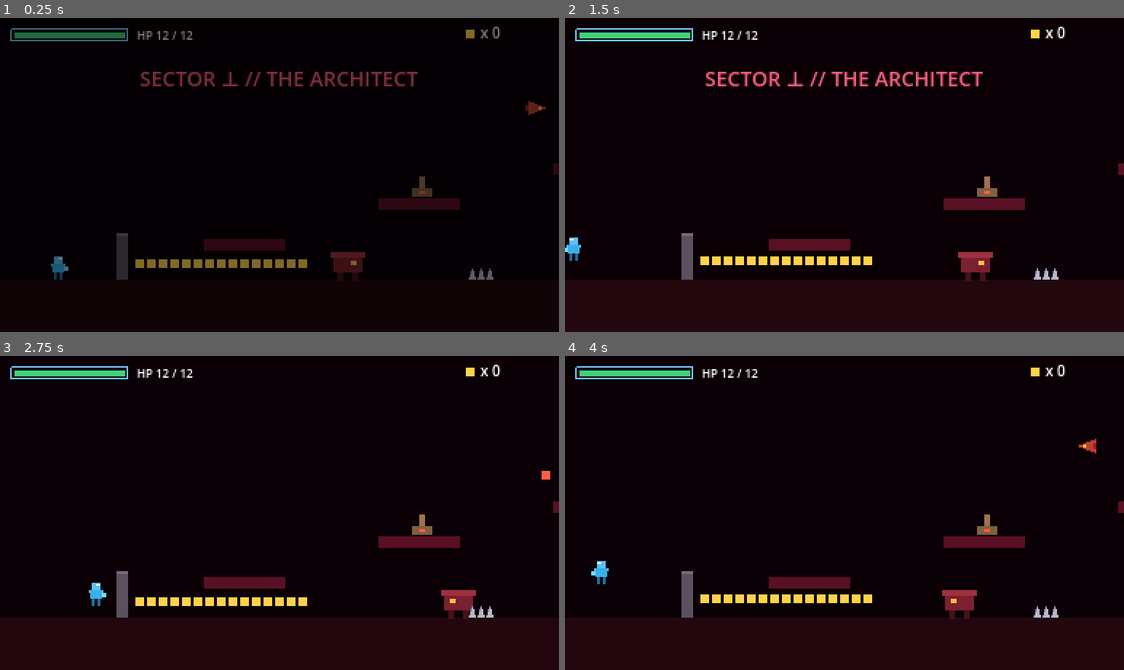
Above: before the commit, frames 1-4 (two rows, left to right).
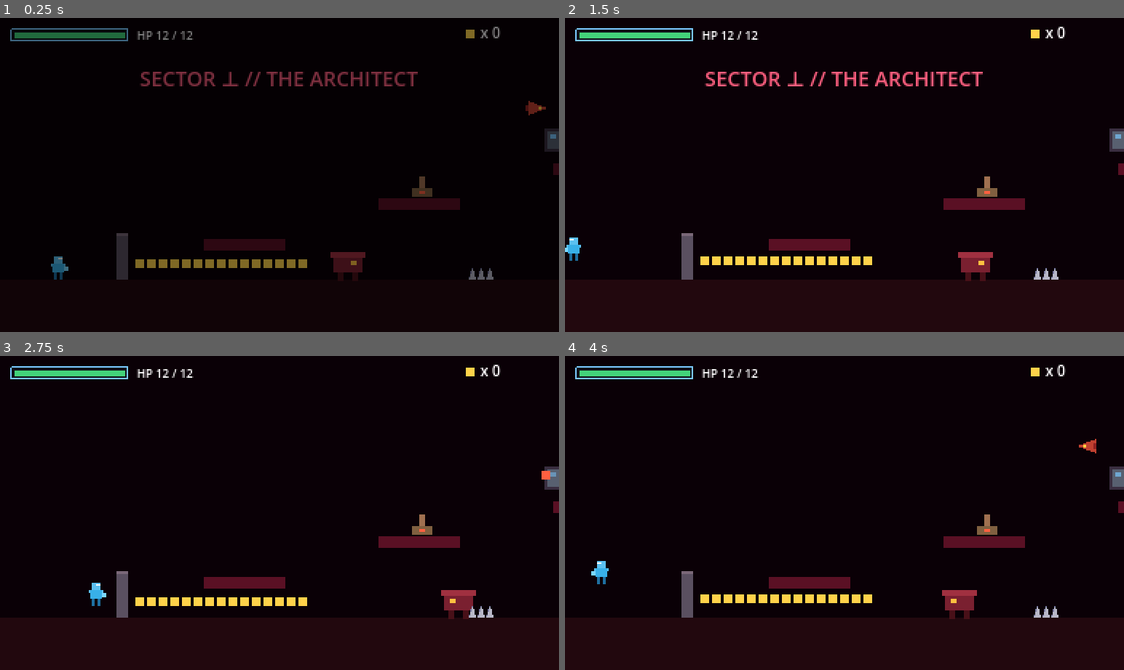
Above: after the commit, the same moments.

Repository: Arlong6/voltline
Game: Godot game, scene res://scenes/levels/stage_6.tscn
Two runs of this game, one before a commit and one after it. Both use one fixed random seed, a clock stepped at 60 frames per second and the inputs below. This scene is started directly instead of the project's main scene.
Inputs (mouse positions are in pixels of both pictures, inside the frame that each line leads up to):
- Up to frame 1 (0.25 s): no input
- Up to frame 2 (1.5 s): tap Enter at 0.5 s; move the mouse to (967, 159) at 0.52 s; hold Right (ui_right) 0.53-1.25 s; hold C (shoot) 0.53-1.25 s; click (967, 159) at 0.67 s; tap X (jump) at 0.77, 0.8, 1.07 s; drag from (732, 190) to (615, 212) at 1.27 s
- Up to frame 3 (2.75 s): move the mouse to (335, 443) at 2.02 s; hold Right (ui_right) from 2.03 s (still down); hold Z (dash) from 2.03 s (still down); tap X (jump) at 2.3 s
- Up to frame 4 (4 s): release Right (ui_right) at 2.75 s; release Z (dash) at 2.75 s; drag from (816, 575) to (1023, 604) at 2.77 s; move the mouse to (1012, 560) at 3.52 s; hold Left (ui_left) from 3.53 s (still down); hold Shift from 3.53 s (still down); tap X (jump) at 3.77, 3.8 s

The runs differ from the first frame. In frame 1, 0.2% of the frame differs, in the area x 97-100%, y 35-43%; in frame 2, 0.2%; in frame 3, 0.2%; in frame 4, 0.2%.

Commit message:
v0.62: 多元素機制 — 開關/門/輸送帶/碎裂平台 + GRID-0 攻擊隨機化
== 4 new mechanic types
- SwitchPanel: shootable target. Any player Bullet entering its Area2D
  flips it ON and emits the `triggered` signal. LED blinks while off,
  goes solid yellow when on. One-shot per run.
- DoorGate: StaticBody2D wall. Listens for SwitchPanel.triggered →
  open(); slides downward by `open_drop` over `open_duration` seconds
  (ease-out) and drops collision_layer to 0 once fully open.
- ConveyorBelt: AnimatableBody2D with constant_linear_velocity = (belt_speed, 0).
  Player CharacterBody2D standing on top gets carried. Visual: scrolling
  yellow arrows pointing in carry direction.
- CrumblingPlatform: AnimatableBody2D with 5-phase state machine
  STABLE → ARMED → SHAKING → FALLING → GONE. Triggered by a child Area2D
  Player sensor. step_delay then shake_duration before the drop;
  body shifts orange + sub-pixel rattle during SHAKING for telegraph;
  collision_layer cleared on entering FALLING.

== GRID-0 attack pattern variety
- _fire_at_player() now picks RANDOMLY from a per-phase pool of 4
  distinct attacks instead of running a fixed pattern:
  - aimed   (single fast tracked shot)
  - spread  (5-bullet ±20° fan)
  - radial  (8-bullet 360° burst)
  - volley  (3 quick shots with ±6° angle jitter)
- Phase 1 pool is mostly aimed + occasional volley (player can learn).
- Phase 2 mixes spread + volley + aimed.
- Phase 3 cycles all 4 with bias toward heavy ones.
- Cadence between attacks now jitters 0.3..0.7s instead of fixed 0.4s
  so the player can't memorise a rhythm.

== Stage 6 mechanism room
- Switch + door pair: switch on a high ledge at (380, 84), door blocks
  travel at x=470. Player must shoot the switch to proceed.
- Conveyor belt at (440, 152) pushing right — helps reach the door
  ledge from a standstill.
- 3-platform crumbling chain at y=140 just past the door (3 jumps
  before the floor drops out beneath).
- 6-coin reward at the chain's end.

== Tests (190 passing, +11 from v0.61)
- test_switch_door.gd: switch starts off, trigger flips on, idempotent;
  door starts closed, opens via signal, idempotent open.
- test_crumbling_platform.gd: 5-phase state machine — starts STABLE,
  player_on advances ARMED, ARMED → SHAKING after step_delay,
  SHAKING → FALLING after shake_duration, FALLING drops collision_layer.

Diff:
--- /dev/null
+++ b/src/scenes/conveyor_belt.tscn
@@ -0,0 +1,14 @@
+[gd_scene load_steps=3 format=3 uid="uid://b1voltlineconveyor"]
+
+[ext_resource type="Script" path="res://scripts/conveyor_belt.gd" id="1_conveyor"]
+
+[sub_resource type="RectangleShape2D" id="RectShape_conveyor"]
+size = Vector2(64, 8)
+
+[node name="ConveyorBelt" type="AnimatableBody2D"]
+collision_layer = 1
+collision_mask = 0
+script = ExtResource("1_conveyor")
+
+[node name="CollisionShape2D" type="CollisionShape2D" parent="."]
+shape = SubResource("RectShape_conveyor")
--- /dev/null
+++ b/src/scenes/crumbling_platform.tscn
@@ -0,0 +1,14 @@
+[gd_scene load_steps=3 format=3 uid="uid://b1voltlinecrumbling"]
+
+[ext_resource type="Script" path="res://scripts/crumbling_platform.gd" id="1_crumb"]
+
+[sub_resource type="RectangleShape2D" id="RectShape_crumb"]
+size = Vector2(48, 8)
+
+[node name="CrumblingPlatform" type="AnimatableBody2D"]
+collision_layer = 1
+collision_mask = 0
+script = ExtResource("1_crumb")
+
+[node name="CollisionShape2D" type="CollisionShape2D" parent="."]
+shape = SubResource("RectShape_crumb")
--- /dev/null
+++ b/src/scenes/door_gate.tscn
@@ -0,0 +1,14 @@
+[gd_scene load_steps=3 format=3 uid="uid://b1voltlinedoorgate"]
+
+[ext_resource type="Script" path="res://scripts/door_gate.gd" id="1_door"]
+
+[sub_resource type="RectangleShape2D" id="RectShape_door"]
+size = Vector2(8, 40)
+
+[node name="DoorGate" type="StaticBody2D"]
+collision_layer = 1
+collision_mask = 0
+script = ExtResource("1_door")
+
+[node name="CollisionShape2D" type="CollisionShape2D" parent="."]
+shape = SubResource("RectShape_door")
--- /dev/null
+++ b/src/scenes/switch_panel.tscn
@@ -0,0 +1,14 @@
+[gd_scene load_steps=3 format=3 uid="uid://b1voltlineswitch"]
+
+[ext_resource type="Script" path="res://scripts/switch_panel.gd" id="1_switch"]
+
+[sub_resource type="RectangleShape2D" id="RectShape_switch"]
+size = Vector2(12, 16)
+
+[node name="SwitchPanel" type="Area2D"]
+collision_layer = 0
+collision_mask = 4
+script = ExtResource("1_switch")
+
+[node name="CollisionShape2D" type="CollisionShape2D" parent="."]
+shape = SubResource("RectShape_switch")
--- /dev/null
+++ b/src/scripts/conveyor_belt.gd
@@ -0,0 +1,75 @@
+## Voltline — conveyor-belt floor (v0.62).
+##
+## AnimatableBody2D with a non-zero `constant_linear_velocity` so any
+## CharacterBody2D standing on top gets carried along at `belt_speed`
+## px/s. Visual is a strip of arrows pointing in the carry direction
+## that animate along the belt for clear directional reading.
+##
+## The belt itself does NOT move (position is fixed); only the
+## constant_linear_velocity field — read by Godot's collision response
+## — gives the player the carry impulse.
+class_name ConveyorBelt
+extends AnimatableBody2D
+
+## Carry speed in px/s. Positive = right, negative = left.
+@export var belt_speed: float = 80.0
+
+## Visual size — drawn as a single strip centred on the body.
+@export var size: Vector2 = Vector2(64.0, 8.0)
+
+const _COLOR_BELT: Color = Color("#3F4858")
+const _COLOR_FRAME: Color = Color("#1A2028")
+const _COLOR_ARROW: Color = Color("#FFD24A")
+const _COLOR_ARROW_DIM: Color = Color("#A07020")
+
+# Distance arrows travel per second (visual only — synced to belt_speed
+# direction).
+const _ARROW_SCROLL_RATE: float = 1.0
+
+var _t: float = 0.0
+
+
+func _ready() -> void:
+	# Tells the physics engine to apply this velocity to anything resting
+	# on the belt's surface. Direction matches belt_speed sign.
+	constant_linear_velocity = Vector2(belt_speed, 0.0)
+
+
+func _process(delta: float) -> void:
+	if Game.test_mode:
+		return
+	_t += delta
+	queue_redraw()
+
+
+func _draw() -> void:
+	# Frame.
+	draw_rect(Rect2(-size * 0.5, size), _COLOR_FRAME)
+	# Belt surface — slightly inset.
+	draw_rect(Rect2(-size.x * 0.5 + 1.0, -size.y * 0.5 + 1.0,
+		size.x - 2.0, size.y - 2.0), _COLOR_BELT)
+	# Animated arrows scrolling in the belt's direction.
+	var arrow_count: int = int(size.x / 12.0)
+	var dir: float = signf(belt_speed)
+	# Phase shifts based on time × belt_speed sign so arrows scroll with belt.
+	var phase: float = fposmod(_t * belt_speed * 0.04, 1.0)
+	for i in arrow_count:
+		var alpha: float = (float(i) / float(maxi(arrow_count - 1, 1))) + phase
+		alpha = fposmod(alpha, 1.0)
+		var x: float = -size.x * 0.5 + 4.0 + alpha * (size.x - 8.0)
+		# Triangle pointing in belt direction.
+		var arrow_color: Color = _COLOR_ARROW if int(_t * 4.0) % 2 == 0 else _COLOR_ARROW_DIM
+		var pts: PackedVector2Array
+		if dir >= 0.0:
+			pts = PackedVector2Array([
+				Vector2(x - 2.0, -1.5),
+				Vector2(x + 2.0, 0.0),
+				Vector2(x - 2.0, 1.5),
+			])
+		else:
+			pts = PackedVector2Array([
+				Vector2(x + 2.0, -1.5),
+				Vector2(x - 2.0, 0.0),
+				Vector2(x + 2.0, 1.5),
+			])
+		draw_polygon(pts, PackedColorArray([arrow_color]))
--- /dev/null
+++ b/src/scripts/crumbling_platform.gd
@@ -0,0 +1,143 @@
+## Voltline — crumbling platform (v0.62).
+##
+## AnimatableBody2D platform that idles until the player stands on it.
+## After `step_delay` seconds it shakes for `shake_duration`, then drops
+## via gravity until offscreen. Cannot be re-stood-on once shaking.
+##
+## Detects "player standing on top" via a child Area2D HurtBox-style
+## sensor that checks for Player overlap; the platform itself can't see
+## that with built-in get_floor_normal() since AnimatableBody2D doesn't
+## report contacts to GDScript reliably.
+class_name CrumblingPlatform
+extends AnimatableBody2D
+
+# ---------------------------------------------------------------------------
+# Tuning
+# ---------------------------------------------------------------------------
+
+## Seconds the platform stays put after the player first lands.
+@export var step_delay: float = 0.5
+
+## Seconds the shake telegraph plays before the drop starts.
+@export var shake_duration: float = 0.3
+
+## Vertical fall acceleration once dropping.
+@export var fall_gravity: float = 600.0
+
+## Pixel y past which the platform is considered "off screen" and is
+## queue_free'd. Defaults far enough below the 216-px viewport that even
+## a high-spawned platform falls off cleanly.
+@export var fall_kill_y: float = 320.0
+
+## Visible size — drawn centred on the body.
+@export var size: Vector2 = Vector2(48.0, 8.0)
+
+## Visible color — defaults to a stone-brown so it reads as "fragile".
+@export var color: Color = Color("#8A7A4A")
+
+const _COLOR_CRACK: Color = Color("#3A2818")
+const _COLOR_SHAKE: Color = Color("#FF8030")
+
+# ---------------------------------------------------------------------------
+# State machine
+# ---------------------------------------------------------------------------
+
+enum Phase { STABLE, ARMED, SHAKING, FALLING, GONE }
+
+var _phase: int = Phase.STABLE
+var _phase_t: float = 0.0
+var _origin: Vector2 = Vector2.ZERO
+var _fall_velocity: float = 0.0
+var _sensor: Area2D
+var _player_present: bool = false
+
+
+func _ready() -> void:
+	_origin = position
+	_build_sensor()
+
+
+func _physics_process(delta: float) -> void:
+	if Game.test_mode:
+		return
+	tick(delta)
+	queue_redraw()
+
+
+## Pure-logic state-machine tick. Tests drive this directly. The
+## `player_on` parameter overrides _player_present for synthetic ticks.
+func tick(delta: float, player_on: bool = _player_present) -> void:
+	match _phase:
+		Phase.STABLE:
+			if player_on:
+				_phase = Phase.ARMED
+				_phase_t = 0.0
+		Phase.ARMED:
+			_phase_t += delta
+			if _phase_t >= step_delay:
+				_phase = Phase.SHAKING
+				_phase_t = 0.0
+		Phase.SHAKING:
+			_phase_t += delta
+			if _phase_t >= shake_duration:
+				_phase = Phase.FALLING
+				_phase_t = 0.0
+				_fall_velocity = 0.0
+		Phase.FALLING:
+			_fall_velocity += fall_gravity * delta
+			position.y += _fall_velocity * delta
+			# Disable collision once we start falling — player lands
+			# nowhere.
+			collision_layer = 0
+			if position.y >= fall_kill_y:
+				_phase = Phase.GONE
+				call_deferred("queue_free")
+		Phase.GONE:
+			pass
+
+
+# A child Area2D sits just above the platform's top surface; when the
+# Player overlaps it, _player_present flips on, kicking the state
+# machine off ARMED.
+func _build_sensor() -> void:
+	_sensor = Area2D.new()
+	_sensor.name = &"Sensor"
+	_sensor.collision_layer = 0
+	_sensor.collision_mask = 2  # Player layer
+	_sensor.position = Vector2(0.0, -size.y * 0.5 - 4.0)
+	add_child(_sensor)
+	var collider: CollisionShape2D = CollisionShape2D.new()
+	var shape: RectangleShape2D = RectangleShape2D.new()
+	shape.size = Vector2(size.x, 8.0)
+	collider.shape = shape
+	_sensor.add_child(collider)
+	_sensor.body_entered.connect(_on_player_entered)
+	_sensor.body_exited.connect(_on_player_exited)
+
+
+func _on_player_entered(body: Node2D) -> void:
+	if body is Player:
+		_player_present = true
+
+
+func _on_player_exited(body: Node2D) -> void:
+	if body is Player:
+		_player_present = false
+
+
+func _draw() -> void:
+	var draw_offset: Vector2 = Vector2.ZERO
+	if _phase == Phase.SHAKING:
+		# Sub-pixel high-frequency rattle.
+		draw_offset.x = sin(_phase_t * 60.0) * 1.5
+	# Body — color shifts to orange during shake to telegraph the drop.
+	var body_color: Color = color
+	if _phase == Phase.SHAKING:
+		body_color = color.lerp(_COLOR_SHAKE, 0.5)
+	draw_rect(Rect2(-size * 0.5 + draw_offset, size), body_color)
+	# Hairline crack across the top so the player reads it as fragile.
+	draw_line(
+		Vector2(-size.x * 0.5 + 6.0 + draw_offset.x, -size.y * 0.5 + 2.0 + draw_offset.y),
+		Vector2(size.x * 0.5 - 6.0 + draw_offset.x, -size.y * 0.5 + 4.0 + draw_offset.y),
+		_COLOR_CRACK, 1.0
+	)
--- /dev/null
+++ b/src/scripts/door_gate.gd
@@ -0,0 +1,76 @@
+## Voltline — switch-controlled door (v0.62).
+##
+## StaticBody2D wall that sinks downward into the floor when its
+## connected SwitchPanel fires the `triggered` signal. Once open it
+## stays open for the duration of the run (no auto-close).
+##
+## Stage scripts wire `switch.triggered.connect(door.open)` after
+## spawning both. Multiple doors can listen on a single switch.
+class_name DoorGate
+extends StaticBody2D
+
+const _COLOR_FRAME: Color = Color("#FFD24A")
+const _COLOR_BODY:  Color = Color("#7A6028")
+const _COLOR_BODY_DETAIL: Color = Color("#3A2818")
+
+## Visible size — drawn as a solid bar centred on the body.
+@export var size: Vector2 = Vector2(8.0, 40.0)
+
+## Pixels the door drops on open. Should equal size.y so it disappears
+## fully into the floor. Tunable per-stage if the door is in mid-air.
+@export var open_drop: float = 40.0
+
+## Seconds the door spends sliding open.
+@export var open_duration: float = 0.6
+
+# ---------------------------------------------------------------------------
+# State
+# ---------------------------------------------------------------------------
+
+## True after open() has been called.
+var is_open: bool = false
+
+var _origin: Vector2 = Vector2.ZERO
+var _open_t: float = 0.0
+
+
+func _ready() -> void:
+	_origin = position
+
+
+func _process(delta: float) -> void:
+	if Game.test_mode:
+		return
+	if is_open and _open_t < open_duration:
+		_open_t = minf(_open_t + delta, open_duration)
+		var alpha: float = _open_t / open_duration
+		# Ease-out so the door lands softly.
+		alpha = 1.0 - (1.0 - alpha) * (1.0 - alpha)
+		position.y = _origin.y + open_drop * alpha
+		queue_redraw()
+		if _open_t >= open_duration:
+			# Disable collision once fully open.
+			collision_layer = 0
+
+
+## Public entry point — wire to SwitchPanel.triggered.
+func open() -> void:
+	if is_open:
+		return
+	is_open = true
+	if not Game.test_mode:
+		Sfx.play("explode")
+
+
+func _draw() -> void:
+	# Glowing frame border.
+	draw_rect(Rect2(-size * 0.5, size), _COLOR_FRAME, false, 1.0)
+	# Inner body.
+	draw_rect(Rect2(-size.x * 0.5 + 1.0, -size.y * 0.5 + 1.0,
+		size.x - 2.0, size.y - 2.0), _COLOR_BODY)
+	# Detail strips along the door body for visual texture.
+	var rows: int = int(size.y / 6.0)
+	for i in rows:
+		var y: float = -size.y * 0.5 + 2.0 + float(i) * 6.0
+		draw_rect(Rect2(-size.x * 0.5 + 2.0, y, size.x - 4.0, 1.0),
+			_COLOR_BODY_DETAIL)
--- a/src/scripts/grid_zero.gd
+++ b/src/scripts/grid_zero.gd
@@ -118,29 +118,71 @@
 		parent.add_child(drone)
 
 
-# Phase-aware bullet pattern.
+# v0.62 — phase-aware RANDOMIZED pattern picker. Each attack tick picks
+# from a per-phase pool of distinct patterns (no longer fixed) and
+# randomises the wait time so cadence breathes.
 func _fire_at_player() -> void:
 	var player: Node2D = get_tree().get_first_node_in_group("player")
 	if player == null:
 		return
 	var direction: Vector2 = (player.global_position - global_position).normalized()
-	var hp_pct: float = float(hp) / float(max_hp)
+	var hp_pct: float = float(hp) / float(max_hp) if max_hp > 0 else 0.0
+
+	var pool: PackedStringArray
 	if hp_pct < _GZ_PHASE_3_HP_PCT:
-		# 11-bullet wide spread.
-		var spread: float = deg_to_rad(_GZ_SPREAD_DEG_P3)
-		for i in range(-5, 6):
-			var angle: float = spread * float(i) / 5.0
-			_spawn_enemy_bullet(direction.rotated(angle))
+		# All 4 patterns + biased toward heavier ones.
+		pool = PackedStringArray([
+			"spread", "radial", "volley", "spread", "radial", "aimed",
+		])
 	elif hp_pct < _GZ_PHASE_2_HP_PCT:
-		# 5-bullet medium spread.
-		var spread: float = deg_to_rad(_GZ_SPREAD_DEG_P2)
-		for i in range(-2, 3):
-			var angle: float = spread * float(i) / 2.0
-			_spawn_enemy_bullet(direction.rotated(angle))
+		# Spread + volley + occasional single shot.
+		pool = PackedStringArray(["spread", "volley", "aimed", "spread"])
 	else:
-		_spawn_enemy_bullet(direction)
+		# Phase 1: still mostly aimed but throw in occasional volley to
+		# stop the player from camping a single line.
+		pool = PackedStringArray(["aimed", "aimed", "aimed", "volley"])
+
+	var pattern: String = pool[randi() % pool.size()]
+	match pattern:
+		"aimed":  _attack_aimed_single(direction)
+		"spread": _attack_spread_n(direction, 5, _GZ_SPREAD_DEG_P2)
+		"radial": _attack_radial_8()
+		"volley": _attack_volley_3(direction)
+
+	# Cadence jitter — 0.3s..0.7s overrides the fixed shoot_interval set
+	# by Boss._physics_process. Without this the player learns the rhythm
+	# and trivialises positioning.
+	_shoot_timer = randf_range(0.3, 0.7)
+
 	if not Game.test_mode:
 		Sfx.play("shoot_enemy")
+
+
+# ----- attack patterns -------------------------------------------------------
+
+func _attack_aimed_single(direction: Vector2) -> void:
+	_spawn_enemy_bullet(direction)
+
+
+func _attack_spread_n(direction: Vector2, count: int, spread_deg: float) -> void:
+	var spread: float = deg_to_rad(spread_deg)
+	var half: int = (count - 1) / 2
+	for i in range(-half, half + 1):
+		var angle: float = spread * float(i) / float(maxi(half, 1))
+		_spawn_enemy_bullet(direction.rotated(angle))
+
+
+func _attack_radial_8() -> void:
+	for i in 8:
+		var angle: float = TAU * float(i) / 8.0
+		_spawn_enemy_bullet(Vector2.RIGHT.rotated(angle))
+
+
+# 3 quick shots with small angle jitter — reads as a concentrated burst.
+func _attack_volley_3(direction: Vector2) -> void:
+	for i in 3:
+		var jitter: float = deg_to_rad(randf_range(-6.0, 6.0))
+		_spawn_enemy_bullet(direction.rotated(jitter))
 
 
 func _draw() -> void:
--- a/src/scripts/levels/stage_6.gd
+++ b/src/scripts/levels/stage_6.gd
@@ -32,6 +32,10 @@
 const LASER_BEAM_SCENE: PackedScene = preload("res://scenes/laser_beam.tscn")
 const CRUSHER_SCENE: PackedScene = preload("res://scenes/crusher.tscn")
 const DESTRUCTIBLE_WALL_SCENE: PackedScene = preload("res://scenes/destructible_wall.tscn")
+const SWITCH_PANEL_SCENE: PackedScene = preload("res://scenes/switch_panel.tscn")
+const DOOR_GATE_SCENE: PackedScene = preload("res://scenes/door_gate.tscn")
+const CONVEYOR_SCENE: PackedScene = preload("res://scenes/conveyor_belt.tscn")
+const CRUMBLING_SCENE: PackedScene = preload("res://scenes/crumbling_platform.tscn")
 const COIN_SCENE: PackedScene = preload("res://scenes/coin.tscn")
 const GRID_ZERO_SCENE: PackedScene = preload("res://scenes/grid_zero.tscn")
 
@@ -131,6 +135,7 @@
 	_spawn_hazards()
 	_spawn_heal_station()
 	_spawn_hidden_room(80.0, 15)
+	_spawn_mechanism_room()
 	_spawn_checkpoint()
 	_spawn_grid_zero()
 	_build_hud()
@@ -255,6 +260,49 @@
 	for i in coin_count:
 		var coin: Coin = COIN_SCENE.instantiate() as Coin
 		coin.position = Vector2(wall_x + 16.0 + float(i) * 8.0, 168.0)
+		add_child(coin)
+
+
+# v0.62 — "mechanism room" packs all 4 new elements into the mid-stage
+# corridor: a switch+door puzzle, a conveyor belt the player has to fight
+# against, a chain of crumbling platforms, and a coin reward beyond the door.
+func _spawn_mechanism_room() -> void:
+	# --- Switch + Door pair ---
+	# Switch sits up on a turret-friendly ledge at (380, 84). Player has
+	# to shoot it from the platform at y=100. The door blocks horizontal
+	# travel at x=470 (just past the existing turret).
+	var switch_panel: SwitchPanel = SWITCH_PANEL_SCENE.instantiate() as SwitchPanel
+	switch_panel.position = Vector2(380.0, 84.0)
+	add_child(switch_panel)
+	var door: DoorGate = DOOR_GATE_SCENE.instantiate() as DoorGate
+	door.position = Vector2(470.0, 160.0)
+	door.size = Vector2(8.0, 40.0)
+	door.open_drop = 40.0
+	add_child(door)
+	switch_panel.triggered.connect(door.open)
+
+	# --- Conveyor belt — pushes RIGHT to help the player reach the door,
+	# placed atop the door's "before" ledge so they don't get pushed past it.
+	var conveyor: ConveyorBelt = CONVEYOR_SCENE.instantiate() as ConveyorBelt
+	conveyor.position = Vector2(440.0, 152.0)
+	conveyor.size = Vector2(48.0, 6.0)
+	conveyor.belt_speed = 80.0
+	add_child(conveyor)
+
+	# --- Crumbling platform chain — three stepping stones past the door
+	# at y=140; each shakes for 0.5s after the player lands, then drops.
+	for i in 3:
+		var crumb: CrumblingPlatform = CRUMBLING_SCENE.instantiate() as CrumblingPlatform
+		crumb.position = Vector2(530.0 + float(i) * 56.0, 140.0)
+		crumb.size = Vector2(48.0, 8.0)
+		crumb.step_delay = 0.45
+		crumb.shake_duration = 0.3
+		add_child(crumb)
+
+	# Reward — 6 coins lined up just past the crumbling chain.
+	for i in 6:
+		var coin: Coin = COIN_SCENE.instantiate() as Coin
+		coin.position = Vector2(720.0 + float(i) * 8.0, 100.0)
 		add_child(coin)
 
 
--- /dev/null
+++ b/src/scripts/switch_panel.gd
@@ -0,0 +1,94 @@
+## Voltline — shootable switch panel (v0.62).
+##
+## A wall-mounted target the player has to hit with ANY bullet (Lv0+
+## counts) to flip the switch ON. Once triggered, it stays on for the
+## duration of the run and emits the `triggered` signal so connected
+## doors can open in response.
+##
+## Doesn't take a Bullet's full bullet → enemy pipeline; instead it
+## listens for body_entered as an Area2D so a player projectile entering
+## its hitbox is enough to flip it.
+class_name SwitchPanel
+extends Area2D
+
+const _COLOR_FRAME: Color = Color("#3A2E40")
+const _COLOR_PLATE_OFF: Color = Color("#586070")
+const _COLOR_PLATE_ON: Color = Color("#43D27A")
+const _COLOR_LED_OFF: Color = Color("#7AC8FF")
+const _COLOR_LED_ON: Color = Color("#FFD24A")
+
+## Visible size — drawn centred on the body. Hit area matches.
+@export var size: Vector2 = Vector2(12.0, 16.0)
+
+# ---------------------------------------------------------------------------
+# State
+# ---------------------------------------------------------------------------
+
+## True after a bullet has triggered the switch.
+var is_on: bool = false
+
+## Fired exactly once when the switch flips ON. Doors connect to this.
+signal triggered
+
+var _t: float = 0.0
+
+
+func _ready() -> void:
+	body_entered.connect(_on_body_entered)
+	area_entered.connect(_on_area_entered)
+
+
+func _process(delta: float) -> void:
+	if Game.test_mode:
+		return
+	_t += delta
+	queue_redraw()
+
+
+# Player projectiles arrive as Area2D (Bullet inherits from it). Walls
+# / static bodies arrive via body_entered but those are filtered out
+# inside _trigger_if_player_bullet.
+func _on_area_entered(area: Area2D) -> void:
+	if Game.test_mode:
+		return
+	if area is Bullet:
+		_trigger()
+
+
+func _on_body_entered(body: Node2D) -> void:
+	# StaticBody2D collisions are no-ops; we only react to Bullet areas.
+	pass
+
+
+# ---------------------------------------------------------------------------
+# State change
+# ---------------------------------------------------------------------------
+
+## Public so tests / cheats can flip directly.
+func _trigger() -> void:
+	if is_on:
+		return
+	is_on = true
+	if not Game.test_mode:
+		Sfx.play("coin_pickup")
+	triggered.emit()
+
+
+func trigger() -> void:
+	_trigger()
+
+
+func _draw() -> void:
+	# Frame plate.
+	draw_rect(Rect2(-size * 0.5, size), _COLOR_FRAME)
+	# Inner plate — color shifts on trigger.
+	var plate_color: Color = _COLOR_PLATE_ON if is_on else _COLOR_PLATE_OFF
+	draw_rect(Rect2(-size.x * 0.5 + 2.0, -size.y * 0.5 + 2.0,
+		size.x - 4.0, size.y - 4.0), plate_color)
+	# LED indicator — blinks slowly when off, solid yellow when on.
+	var led_color: Color = _COLOR_LED_ON
+	if not is_on:
+		var blink: float = (sin(_t * 4.0) + 1.0) * 0.5
+		led_color = Color(_COLOR_LED_OFF.r, _COLOR_LED_OFF.g, _COLOR_LED_OFF.b,
+			0.5 + blink * 0.5)
+	draw_rect(Rect2(-2.0, -size.y * 0.5 + 4.0, 4.0, 3.0), led_color)
--- /dev/null
+++ b/src/tests/unit/hazards/test_crumbling_platform.gd
@@ -0,0 +1,67 @@
+## v0.62 — CrumblingPlatform 5-phase state machine.
+##
+## Drives tick(delta, player_on) directly with synthesized inputs so the
+## state transitions can be observed without a Player in the scene.
+extends GutTest
+
+const CRUMB_SCRIPT: GDScript = preload("res://scripts/crumbling_platform.gd")
+const FRAME: float = 0.016
+
+var crumb: CrumblingPlatform
+
+
+func before_each() -> void:
+	Game.test_mode = true
+	crumb = CRUMB_SCRIPT.new()
+	add_child_autofree(crumb)
+
+
+func after_each() -> void:
+	Game.test_mode = false
+
+
+func test_starts_in_stable_phase() -> void:
+	assert_eq(crumb._phase, CrumblingPlatform.Phase.STABLE,
+		"crumbling platform starts STABLE")
+
+
+func test_player_landing_arms_the_platform() -> void:
+	crumb.tick(FRAME, true)
+	assert_eq(crumb._phase, CrumblingPlatform.Phase.ARMED,
+		"player_on=true on a STABLE platform should advance to ARMED")
+
+
+func test_armed_to_shaking_after_step_delay() -> void:
+	crumb.step_delay = 0.2
+	crumb.tick(FRAME, true)  # → ARMED
+	var elapsed: float = 0.0
+	while elapsed < crumb.step_delay + FRAME:
+		crumb.tick(FRAME, true)
+		elapsed += FRAME
+	assert_eq(crumb._phase, CrumblingPlatform.Phase.SHAKING,
+		"after step_delay elapsed, ARMED should advance to SHAKING")
+
+
+func test_shaking_to_falling_after_shake_duration() -> void:
+	crumb.step_delay = 0.0
+	crumb.shake_duration = 0.1
+	crumb.tick(FRAME, true)  # STABLE → ARMED
+	# Burn through ARMED (step_delay=0 means single tick).
+	crumb.tick(FRAME, true)  # ARMED → SHAKING
+	var elapsed: float = 0.0
+	while elapsed < crumb.shake_duration + FRAME:
+		crumb.tick(FRAME, true)
+		elapsed += FRAME
+	assert_eq(crumb._phase, CrumblingPlatform.Phase.FALLING,
+		"after shake_duration elapsed, SHAKING should advance to FALLING")
+
+
+func test_falling_drops_collision_layer() -> void:
+	crumb.step_delay = 0.0
+	crumb.shake_duration = 0.0
+	crumb.tick(FRAME, true)  # STABLE → ARMED
+	crumb.tick(FRAME, true)  # ARMED → SHAKING (transition at end of tick)
+	crumb.tick(FRAME, true)  # SHAKING → FALLING (transition at end of tick)
+	crumb.tick(FRAME, true)  # FALLING branch runs → collision_layer cleared
+	assert_eq(crumb.collision_layer, 0,
+		"falling platform should drop collision_layer to 0 (player can't land)")
--- /dev/null
+++ b/src/tests/unit/hazards/test_switch_door.gd
@@ -0,0 +1,65 @@
+## v0.62 — SwitchPanel + DoorGate wiring tests.
+extends GutTest
+
+const SWITCH_SCRIPT: GDScript = preload("res://scripts/switch_panel.gd")
+const DOOR_SCRIPT: GDScript = preload("res://scripts/door_gate.gd")
+
+var switch_panel: SwitchPanel
+var door: DoorGate
+
+
+func before_each() -> void:
+	Game.test_mode = true
+	switch_panel = SWITCH_SCRIPT.new()
+	add_child_autofree(switch_panel)
+	door = DOOR_SCRIPT.new()
+	add_child_autofree(door)
+	switch_panel.triggered.connect(door.open)
+
+
+func after_each() -> void:
+	Game.test_mode = false
+
+
+# ---------------------------------------------------------------------------
+# Switch state
+# ---------------------------------------------------------------------------
+
+func test_switch_starts_off() -> void:
+	assert_false(switch_panel.is_on,
+		"new switch should start in the off state")
+
+
+func test_trigger_flips_state_on() -> void:
+	switch_panel.trigger()
+	assert_true(switch_panel.is_on,
+		"trigger() should flip the switch on")
+
+
+func test_trigger_is_idempotent() -> void:
+	switch_panel.trigger()
+	switch_panel.trigger()
+	assert_true(switch_panel.is_on,
+		"a second trigger() call must not toggle the switch back off")
+
+
+# ---------------------------------------------------------------------------
+# Door state — driven by switch.triggered → door.open()
+# ---------------------------------------------------------------------------
+
+func test_door_starts_closed() -> void:
+	assert_false(door.is_open,
+		"new door should start closed")
+
+
+func test_switch_trigger_opens_connected_door() -> void:
+	switch_panel.trigger()
+	assert_true(door.is_open,
+		"connecting switch.triggered → door.open should open the door on trigger")
+
+
+func test_door_open_is_idempotent() -> void:
+	door.open()
+	door.open()
+	assert_true(door.is_open,
+		"opening an already-open door should be a safe no-op")
Not shown, added: src/scripts/conveyor_belt.gd.uid
Not shown, added: src/scripts/crumbling_platform.gd.uid
Not shown, added: src/scripts/door_gate.gd.uid
Not shown, added: src/scripts/switch_panel.gd.uid
Not shown, added: src/tests/unit/hazards/test_crumbling_platform.gd.uid
Not shown, added: src/tests/unit/hazards/test_switch_door.gd.uid
